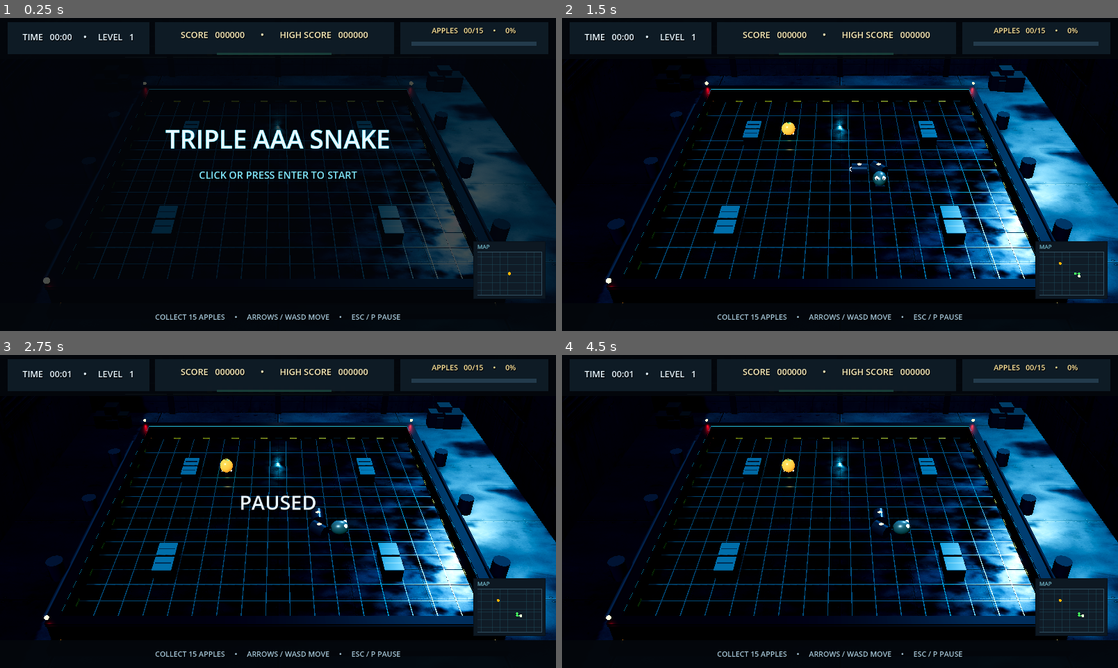
Above: before the commit, frames 1-4 (two rows, left to right).
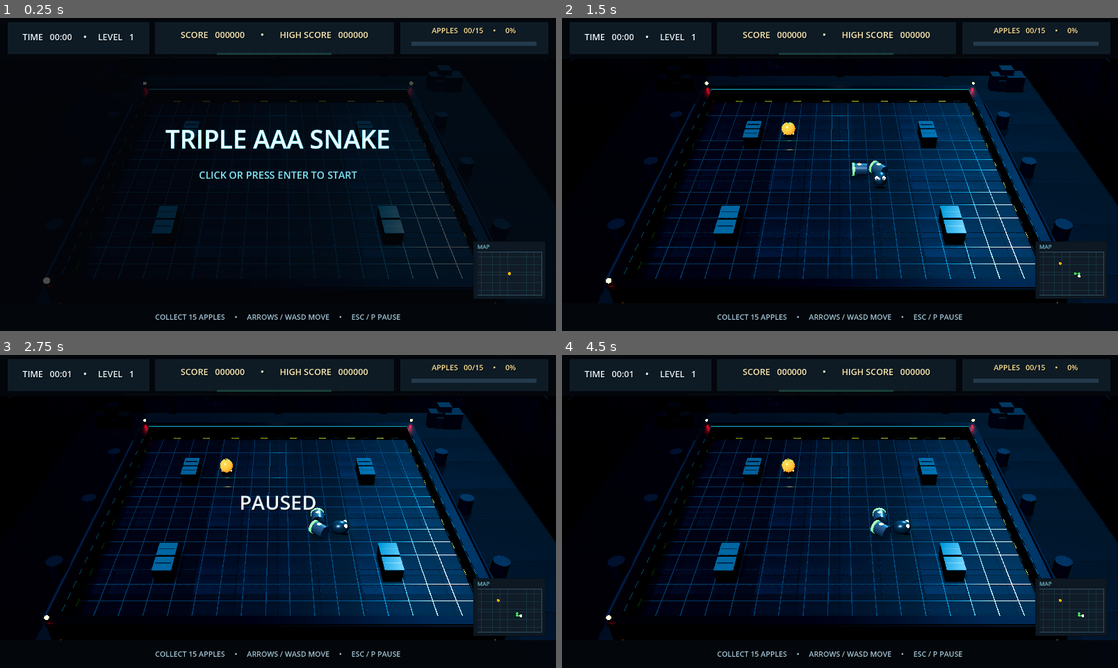
Above: after the commit, the same moments.

Repository: ADD-Attack/Cadre
Game: Godot game, scene res://main.tscn
Same seed, same stepped clock (60 frames per second), same inputs: the game is played once before the commit and once after it.
Inputs (mouse positions are in pixels of both pictures, inside the frame that each line leads up to):
- Up to frame 1 (0.25 s): no input
- Up to frame 2 (1.5 s): tap Enter at 0.5, 0.6 s; move the mouse to (962, 158) at 0.52 s; hold Right 0.53-1.28 s; click (962, 158) at 0.67 s; move the mouse to (728, 190) at 1.27 s; hold Down from 1.28 s (still down); tap Keypad Enter at 1.35 s
- Up to frame 3 (2.75 s): move the mouse to (333, 442) at 2.02 s; release Down at 2.03 s; hold Right from 2.03 s (still down); tap P at 2.1 s
- Up to frame 4 (4.5 s): tap Space at 2.75, 4.25 s; move the mouse to (812, 574) at 2.77 s; release Right at 2.78 s; hold Up 2.78-3.53 s; tap Enter at 2.85, 3.5 s; click (812, 574) at 2.92 s; move the mouse to (1006, 558) at 3.52 s; hold Left from 3.53 s (still down); tap Keypad Enter at 3.6 s; move the mouse to (673, 464) at 4.27 s; tap P at 4.35 s

The runs differ from the first frame. In frame 1, 7.1% of the frame differs, in the area x 20-100%, y 18-87%; in frame 2, 26%; in frame 3, 26%; in frame 4, 26%, in the area x 0-100%, y 13-92%.

Commit message:
Apply producer-verified Wave D polish

Diff:
--- a/snake-aaa/main.gd
+++ b/snake-aaa/main.gd
@@ -125,10 +125,10 @@
 	environment.background_mode = Environment.BG_SKY
 	environment.sky = sky
 	environment.ambient_light_source = Environment.AMBIENT_SOURCE_SKY
-	environment.ambient_light_sky_contribution = 0.6
-	environment.ambient_light_energy = 0.5
+	environment.ambient_light_sky_contribution = 0.45
+	environment.ambient_light_energy = 0.32
 	environment.tonemap_mode = Environment.TONE_MAPPER_ACES
-	environment.tonemap_exposure = 1.0
+	environment.tonemap_exposure = 0.92
 	environment.glow_enabled = true
 	environment.glow_blend_mode = Environment.GLOW_BLEND_MODE_SCREEN
 	environment.glow_intensity = 0.45
@@ -188,16 +188,14 @@
 	roughness_noise.height = 128
 	roughness_noise.seamless = true
 	roughness_noise.noise = surface_noise
-	var exterior_material := _material(Color("#8a97a5"), 0.35, 0.55)
+	var exterior_material := _material(Color("#2a3644"), 0.15, 0.75)
 	exterior_material.albedo_texture = floor_texture
-	exterior_material.uv1_scale = Vector3(5.0, 5.0, 1.0)
-	exterior_material.roughness_texture = roughness_noise
+	exterior_material.uv1_scale = Vector3(9.0, 9.0, 1.0)
 	var exterior_floor := _box(Vector3(70.0, 0.12, 70.0))
 	_add_mesh(arena_root, exterior_floor, Vector3(0, -0.82, 0), exterior_material)
-	var floor_material := _material(Color("#5e6e7e"), 0.85, 0.38)
+	var floor_material := _material(Color("#42536a"), 0.25, 0.52)
 	floor_material.albedo_texture = floor_texture
-	floor_material.uv1_scale = Vector3(4.0, 4.0, 1.0)
-	floor_material.roughness_texture = roughness_noise
+	floor_material.uv1_scale = Vector3(7.0, 7.0, 1.0)
 	var floor_mesh := BoxMesh.new()
 	floor_mesh.size = Vector3(GRID_SIZE * TILE, 0.25, GRID_SIZE * TILE)
 	_add_mesh(arena_root, floor_mesh, Vector3(0, -0.2, 0), floor_material)
@@ -209,10 +207,10 @@
 		var offset := (float(i) - CENTER) * TILE - TILE * 0.5
 		var line_mesh := BoxMesh.new()
 		line_mesh.size = Vector3(0.05, 0.014, GRID_SIZE * TILE)
-		_add_mesh(arena_root, line_mesh, Vector3(offset, -0.064, 0), _glow_material(Color("#0e5566"), 0.45))
+		_add_mesh(arena_root, line_mesh, Vector3(offset, -0.064, 0), _glow_material(Color("#0e5566"), 0.32))
 		var cross_mesh := BoxMesh.new()
 		cross_mesh.size = Vector3(GRID_SIZE * TILE, 0.014, 0.05)
-		_add_mesh(arena_root, cross_mesh, Vector3(0, -0.064, offset), _glow_material(Color("#0e5566"), 0.45))
+		_add_mesh(arena_root, cross_mesh, Vector3(0, -0.064, offset), _glow_material(Color("#0e5566"), 0.32))
 	var span := GRID_SIZE * TILE
 	for edge in [-1, 1]:
 		var wall := BoxMesh.new()
@@ -252,7 +250,7 @@
 	var wall_texture := load("res://assets/tex-wall.png") as Texture2D
 	var room_material := _material(Color("#7e8fa0"), 0.3, 0.6)
 	room_material.albedo_texture = wall_texture
-	room_material.uv1_scale = Vector3(3.0, 1.0, 1.0)
+	room_material.uv1_scale = Vector3(6.0, 2.0, 1.0)
 	var room_height := 14.0
 	var wall_center_y := 6.18
 	var back_wall := _box(Vector3(45.0, room_height, 0.55))
@@ -295,7 +293,7 @@
 	var wall_wash := OmniLight3D.new()
 	wall_wash.position = Vector3(0, 5.2, -15.2)
 	wall_wash.light_color = Color("#2FB9D8")
-	wall_wash.light_energy = 0.9
+	wall_wash.light_energy = 0.65
 	wall_wash.omni_range = 20.0
 	arena_root.add_child(wall_wash)
 	# Three amber practicals cast individual light pools across the room.
@@ -311,7 +309,7 @@
 	var left_room_wash := OmniLight3D.new()
 	left_room_wash.position = Vector3(-13.0, 10.5, 0.0)
 	left_room_wash.light_color = Color("#33506B")
-	left_room_wash.light_energy = 0.5
+	left_room_wash.light_energy = 0.35
 	left_room_wash.omni_range = 26.0
 	arena_root.add_child(left_room_wash)
 	# Alternating hazard-stripe panel on the back wall, kept intentionally dim.
@@ -666,10 +664,7 @@
 			var head_mesh := SphereMesh.new()
 			head_mesh.radius = 0.42
 			head_mesh.height = 0.84
-			var head_material := _material(Color("#66798b"), 0.45, 0.35)
-			head_material.emission_enabled = true
-			head_material.emission = Color("#1E5C2E")
-			head_material.emission_energy_multiplier = 0.3
+			var head_material := _material(Color("#5a6e82"), 0.6, 0.34)
 			var head := _add_mesh(snake_root, head_mesh, at + Vector3(0, 0.54, 0), head_material)
 			var head_axis := Vector3(direction.x, 0, direction.y).normalized()
 			if head_axis.length_squared() > 0.5:
@@ -696,14 +691,19 @@
 			cylinder.bottom_radius = 0.39
 			cylinder.height = 0.93
 			cylinder.radial_segments = 16
-			var body_material := _material(Color("#54687e"), 0.85, 0.28)
+			var body_material := _material(Color("#74879c"), 0.55, 0.38)
+			body_material.emission_enabled = true
+			body_material.emission = Color("#22384c")
+			body_material.emission_energy_multiplier = 0.25
 			var body := _add_mesh(snake_root, cylinder, at + Vector3(0, 0.4, 0), body_material)
 			body.basis = Basis(Quaternion(Vector3.UP, tangent))
-			var ring := TorusMesh.new()
-			ring.inner_radius = 0.275
-			ring.outer_radius = 0.325
-			var ring_node := _add_mesh(snake_root, ring, at + Vector3(0, 0.4, 0) - tangent * (TILE * 0.24), _glow_material(Color("#46FF5E"), 2.1))
-			ring_node.basis = Basis(Quaternion(Vector3.BACK, tangent))
+			var ring := CylinderMesh.new()
+			ring.top_radius = 0.415
+			ring.bottom_radius = 0.415
+			ring.height = 0.16
+			ring.radial_segments = 16
+			var ring_node := _add_mesh(snake_root, ring, at + Vector3(0, 0.4, 0) - tangent * (TILE * 0.30), _glow_material(Color("#00C864"), 1.0))
+			ring_node.basis = Basis(Quaternion(Vector3.UP, tangent))
 			var spine := _sphere(snake_root, at + Vector3(0, 0.765, 0), 0.115, _glow_material(Color("#c8ff6b"), 1.0))
 			spine.scale = Vector3(1.25, 0.55, 1.0)
 
Binary file changed: snake-aaa/assets/tex-floor.png
Not shown, changed: snake-aaa/build/web/index.html
Not shown, changed: snake-aaa/build/web/index.pck
